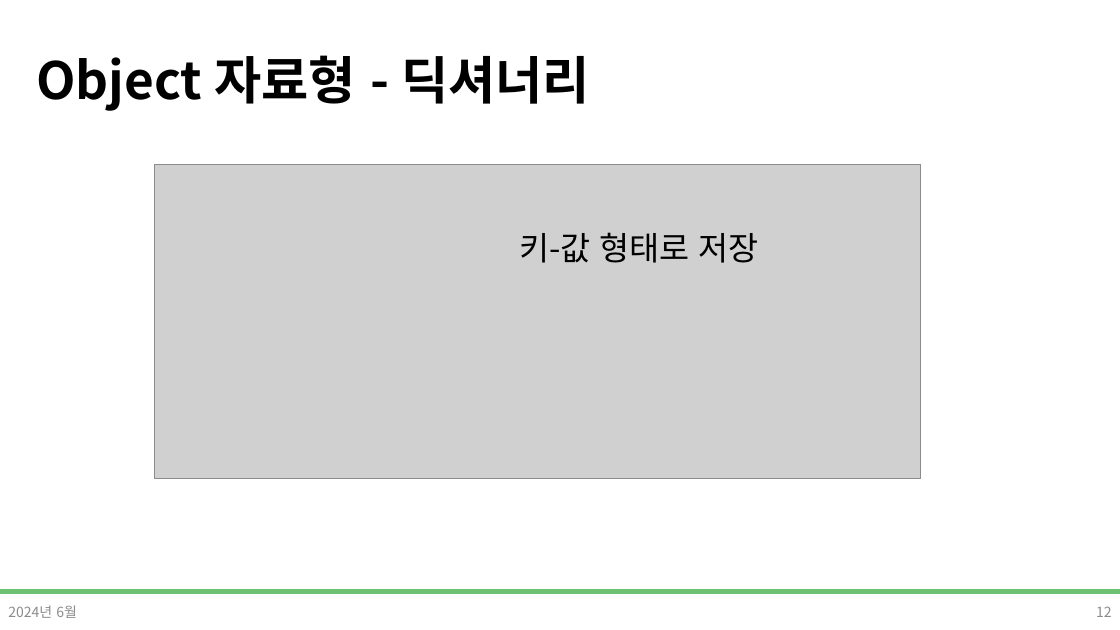
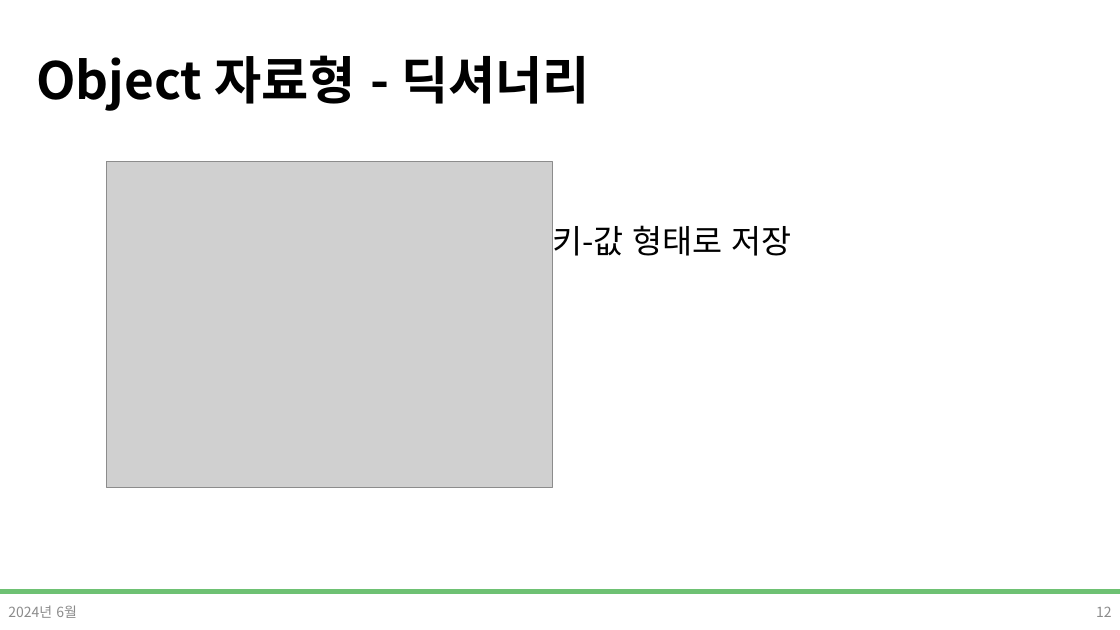
Before and after one commit to DevDamon0527/SeSAC_Yeongdeungpo_Campus_6th, a slide deck: slide 12 of material/[SeSAC_YDP_6] 04_5_Javascript_표준객체,DOM.pptx. Drawn at 1120x630 pixels with LibreOffice and Linux fonts; fonts in the diff are those of the drawing; grey boxes stand for pictures; background and template pictures are left out. Boxes give left, top, right and bottom in pixels: in the first picture for what was removed or moved away, otherwise in the second. Text is boxed around its words. In the diff, an @@ line names an element or a change of style, - is before the commit and + after.

Commit message:
PPT-JS-DOM

```diff
--- a/material/[SeSAC_YDP_6] 04_5_Javascript_표준객체,DOM.pptx
+++ b/material/[SeSAC_YDP_6] 04_5_Javascript_표준객체,DOM.pptx
@@ picture added at [107,161,553,487] @@
@@ picture removed at [155,165,921,479] @@
@@ text "키-값 형태로 저장" rewrapped from [519,232,759,263] to [552,220,792,262] @@
```
Also in this commit, not shown: 9 other slides changed, 16 other files.
